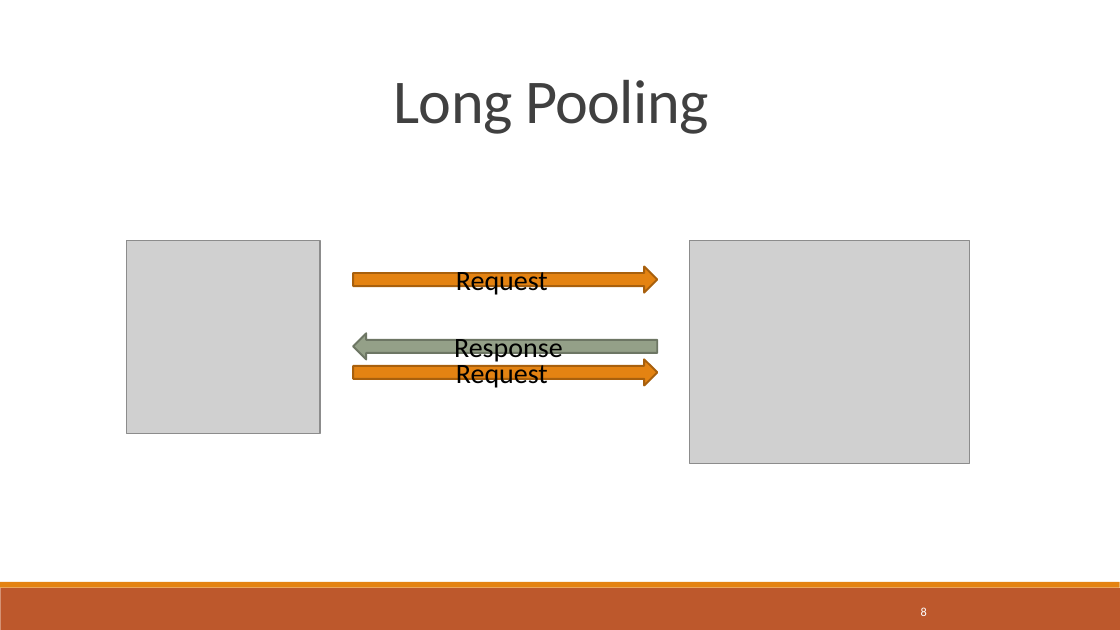
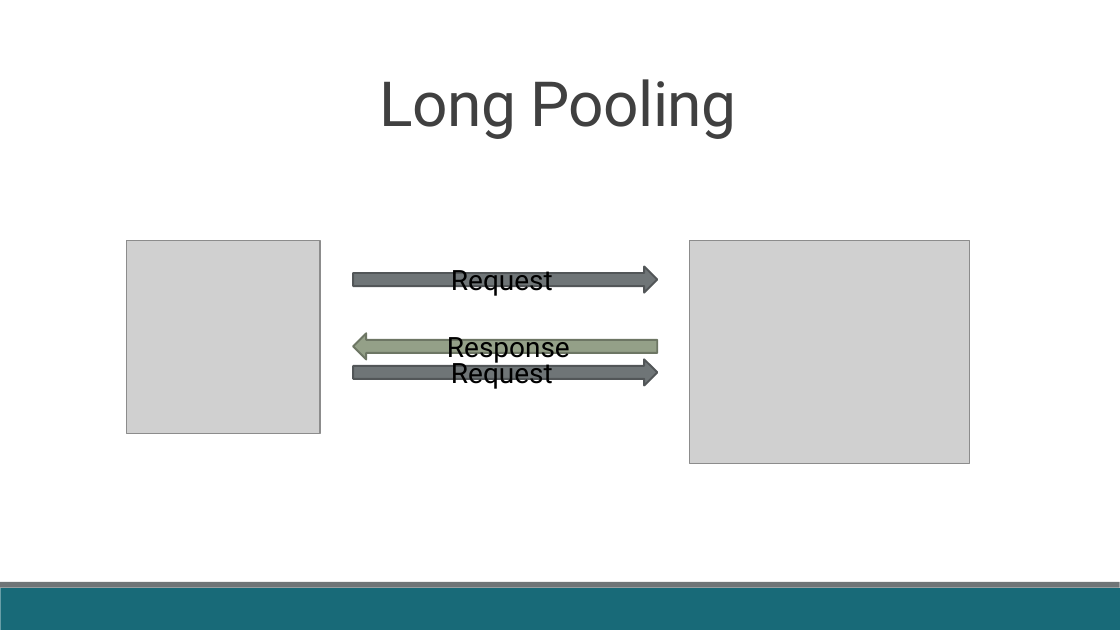
Before and after one commit to fabricioveronez/SignalR_Exemplos, a slide deck: slide 8 of docs/Apresentacao.pptx. Drawn at 1120x630 pixels with LibreOffice and Linux fonts; fonts in the diff are those of the drawing; grey boxes stand for pictures. Boxes give left, top, right and bottom in pixels: in the first picture for what was removed or moved away, otherwise in the second. Text is boxed around its words. In the diff, an @@ line names an element or a change of style, - is before the commit and + after.

```diff
--- a/docs/Apresentacao.pptx
+++ b/docs/Apresentacao.pptx
@@ title "Long Pooling" at [380, 79, 737, 139]: font Calibri to Roboto @@
@@ title "Long Pooling": place and size @@
-title "Long Pooling" at [393, 80, 708, 134]
+title "Long Pooling" at [380, 79, 737, 139]
@@ right arrow "Request" at [353, 267, 657, 292]: font Calibri to Roboto; fill #E48312 to #6F7577; outline #A9610D 1.25 pt to #525758 1.25 pt @@
@@ right arrow "Request" at [353, 360, 657, 385]: font Calibri to Roboto; fill #E48312 to #6F7577; outline #A9610D 1.25 pt to #525758 1.25 pt @@
@@ right arrow "Response" at [353, 334, 657, 360]: font Calibri to Roboto @@
@@ rectangle at [0, 588, 1120, 630]: fill #BD582C to #186A78 @@
@@ rectangle at [0, 582, 1120, 588]: fill #E48312 to #6F7577 @@
@@ page number removed at [921, 607, 927, 616] @@
-8
```
Also in this commit, not shown: 17 other slides changed, 2 slides removed.
